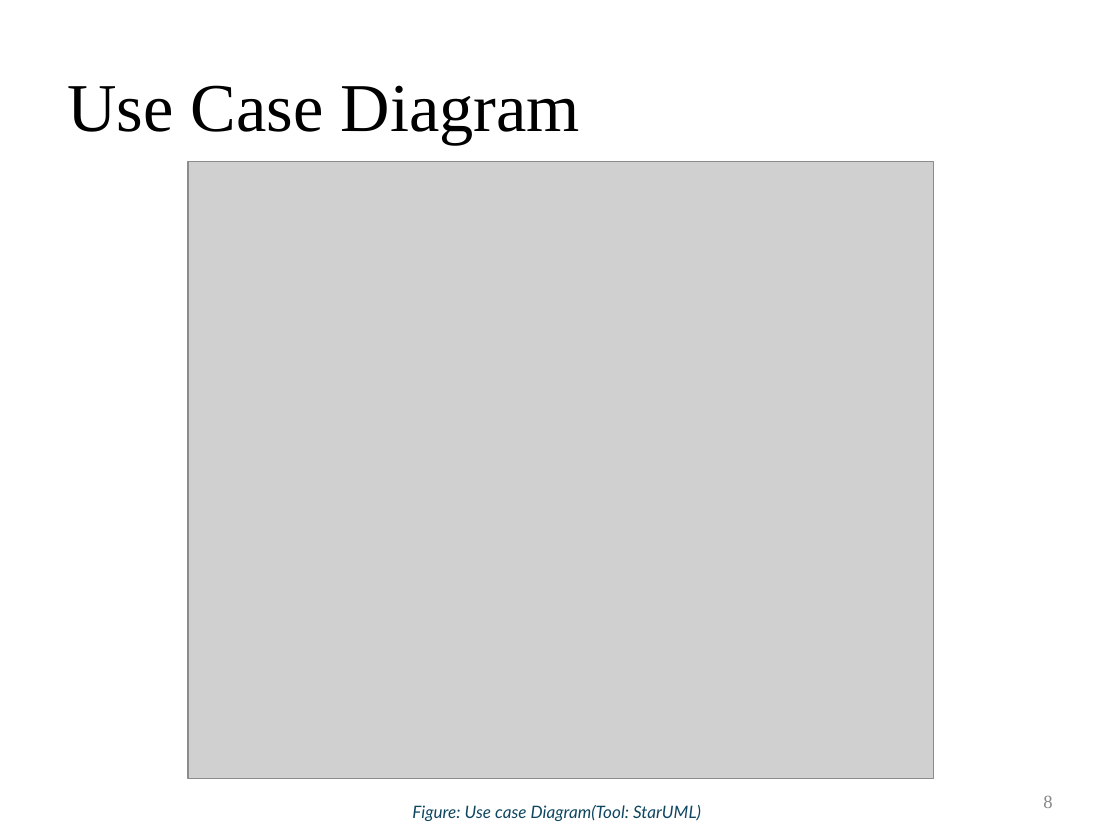
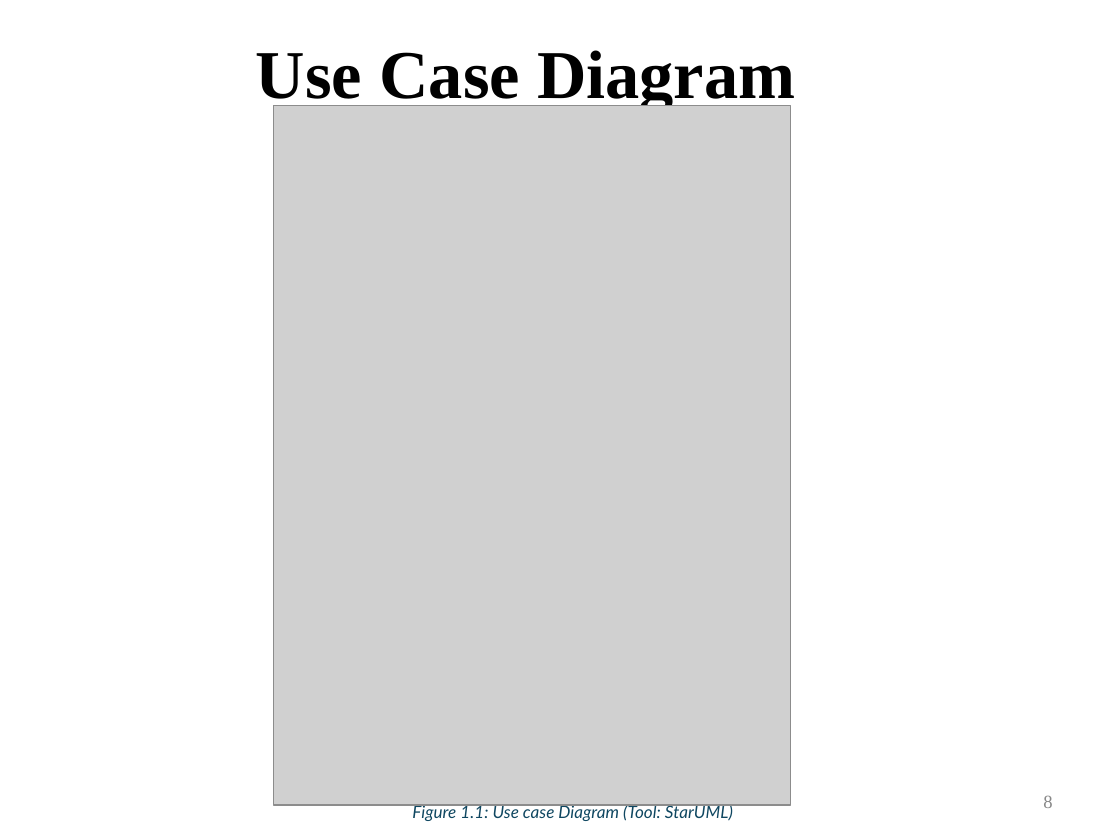
Before and after one commit to laibabintatahir/FYP-DOCS, a slide deck: slide 8 of LMS_60%.pptx. Drawn at 1120x840 pixels with LibreOffice and Linux fonts; fonts in the diff are those of the drawing; grey boxes stand for pictures. Boxes give left, top, right and bottom in pixels: in the first picture for what was removed or moved away, otherwise in the second. Text is boxed around its words. In the diff, an @@ line names an element or a change of style, - is before the commit and + after.

```diff
--- a/LMS_60%.pptx
+++ b/LMS_60%.pptx
@@ title "Use Case Diagram": place and size @@
-title "Use Case Diagram" at bbox=[67, 85, 580, 144]
+title "Use Case Diagram" at bbox=[256, 50, 795, 111]
@@ title "Use Case Diagram" at bbox=[256, 50, 795, 111]: bold on @@
@@ picture: place and size @@
-picture at bbox=[188, 161, 934, 778]
+picture at bbox=[273, 105, 791, 804]
@@ text at bbox=[412, 804, 733, 821]: text changed @@
-Figure: Use case Diagram(Tool: StarUML)
+Figure 1.1: Use case Diagram (Tool: StarUML)
```
Also in this commit, not shown: 13 other slides changed, 2 slides added, 1 slide removed, 18 other files.
